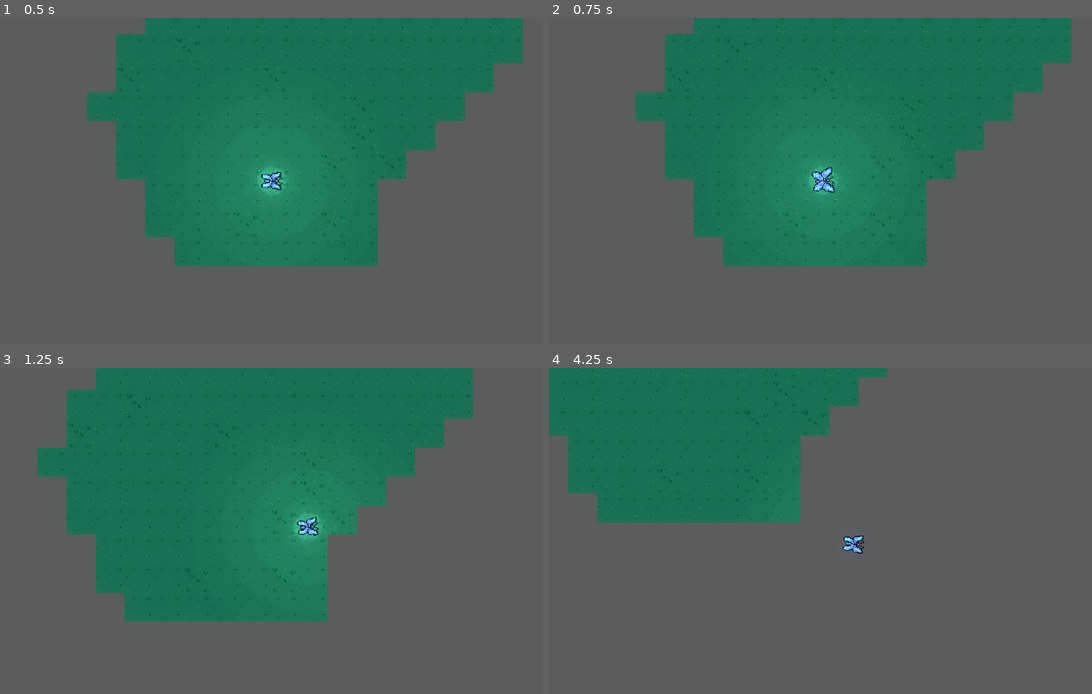
Above: before the commit, frames 1-4 (two rows, left to right).
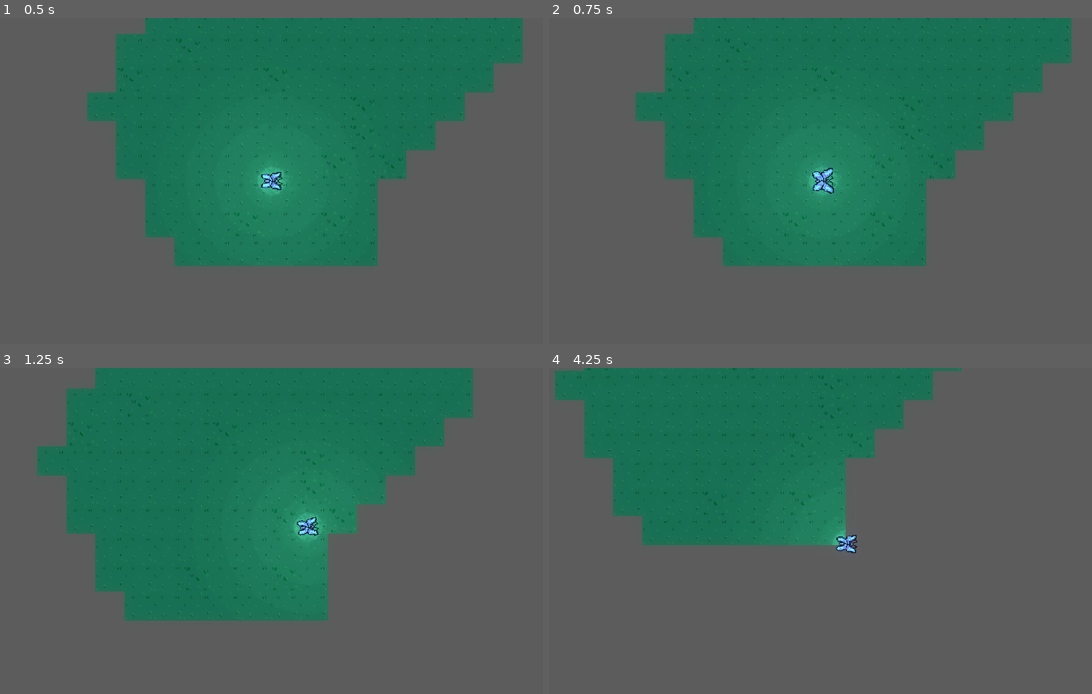
Above: after the commit, the same moments.

Repository: Zaiyai/ButterflyGame
Game: Godot game, scene res://level/world.tscn
Two runs of this game, one before a commit and one after it. Both use one fixed random seed, a clock stepped at 60 frames per second and the inputs below. The engine's default icon, where the game draws it, is replaced by a stand-in: a white triangle on a blue panel in a dark square.
Inputs (mouse positions are in pixels of both pictures, inside the frame that each line leads up to):
- Up to frame 1 (0.5 s): no input
- Up to frame 2 (0.75 s): tap Enter at 0.5 s; move the mouse to (967, 164) at 0.52 s; hold E (interact) from 0.53 s (still down); click (967, 164) at 0.67 s
- Up to frame 3 (1.25 s): keep holding E (interact)
- Up to frame 4 (4.25 s): move the mouse to (722, 547) at 1.27 s; release E (interact) at 1.28 s; click (722, 547) at 1.35 s; move the mouse to (896, 459) at 2.02 s; hold E (interact) 2.03-2.78 s; click (896, 459) at 2.17 s; move the mouse to (809, 596) at 2.77 s; click (809, 596) at 2.85 s; move the mouse to (1015, 579) at 3.52 s; hold E (interact) from 3.53 s (still down); click (1015, 579) at 3.67 s

Frame 1 is identical in both runs. In frame 2, 0.2% of the frame differs, in the area x 48-53%, y 45-54%; in frame 3, 0.8%; in frame 4, 11%, in the area x 0-77%, y 0-58%.

Commit message:
fixed rotation lerp

Diff:
--- a/player/character_body_2d.gd
+++ b/player/player.gd
@@ -8,7 +8,6 @@
 var clickDistance = Vector2()
 var clickTargetRot: float = 0.0
 var rotationSpeed: float  = 6.0
-
 
 # Camera Zoom Control Variables
 var zoomOutSpd = 0.5;
@@ -26,23 +25,24 @@
 	clickPosition = global_position
 
 func _physics_process(delta):
-
 # Mouse Position Check and Turn
 	if Input.is_action_just_pressed("left click"):
 		clickPosition = get_global_mouse_position()
 		clickTargetRot = global_position.angle_to_point(clickPosition)
 
-	rotation = lerp_angle(rotation, clickTargetRot, rotationSpeed * delta)
+	#rotation = lerp_angle(rotation, clickTargetRot, rotationSpeed * delta)
 
-	if abs(angle_difference(rotation, clickTargetRot)) < 0.2:
-		rotation = clickTargetRot
+	#if abs(angle_difference(rotation, clickTargetRot)) < 0.1:
+		#clickTargetRot = global_position.angle_to_point(clickPosition)
+		#rotation = clickTargetRot
 
 # Player Movement
 
 	if position.distance_to(clickPosition) > 25:
+		var desired_angle = global_position.angle_to_point(clickPosition)
+		rotation = lerp_angle(rotation, desired_angle, rotationSpeed * delta)
 		var forwardFace: Vector2 = Vector2.RIGHT.rotated(rotation)
 		velocity = velocity.move_toward(forwardFace * speed, acceleration * delta)
-
 	else:
 		velocity = velocity.move_toward(Vector2.ZERO, friction * delta)
 	move_and_slide()
--- a/player/player.tscn
+++ b/player/player.tscn
@@ -1,6 +1,6 @@
 [gd_scene format=3 uid="uid://3ketpr3fmsg"]
 
-[ext_resource type="Script" uid="uid://d0y47673h4yvv" path="res://player/character_body_2d.gd" id="1_ebx5c"]
+[ext_resource type="Script" uid="uid://d0y47673h4yvv" path="res://player/player.gd" id="1_ebx5c"]
 [ext_resource type="Texture2D" uid="uid://dunwphltklt6g" path="res://assets/character_sprites/butterfly_sprites.webp" id="2_rkbax"]
 [ext_resource type="Texture2D" uid="uid://cq4ek60adqarl" path="res://assets/misc/point_light_texture.png" id="3_g1dw6"]
 
--- a/project.godot
+++ b/project.godot
@@ -22,6 +22,7 @@
 [autoload]
 
 InteractionManagerScene="*uid://cysbr2q177pgf"
+Global="*uid://s5uukj36cssn"
 
 [display]
 
@@ -65,6 +66,7 @@
 2d_physics/layer_1="player"
 2d_physics/layer_2="interactable"
 2d_physics/layer_3="Butterfly"
+2d_physics/layer_4="layer 4"
 
 [physics]
 
Renamed: player/character_body_2d.gd.uid -> player/player.gd.uid
